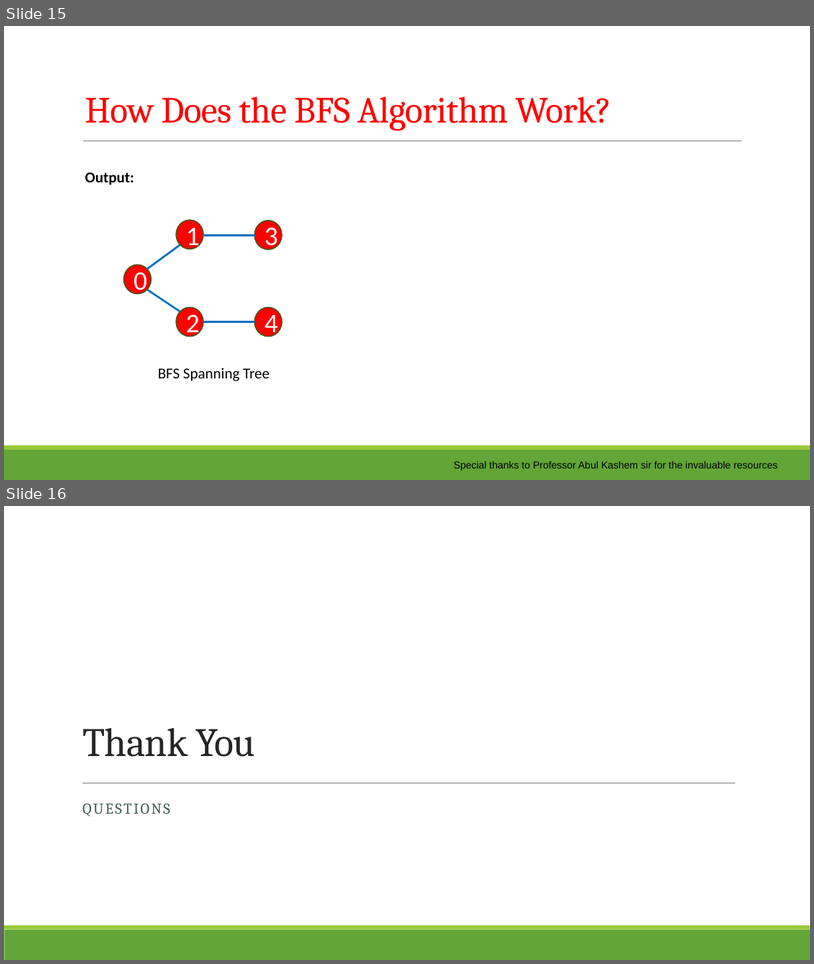
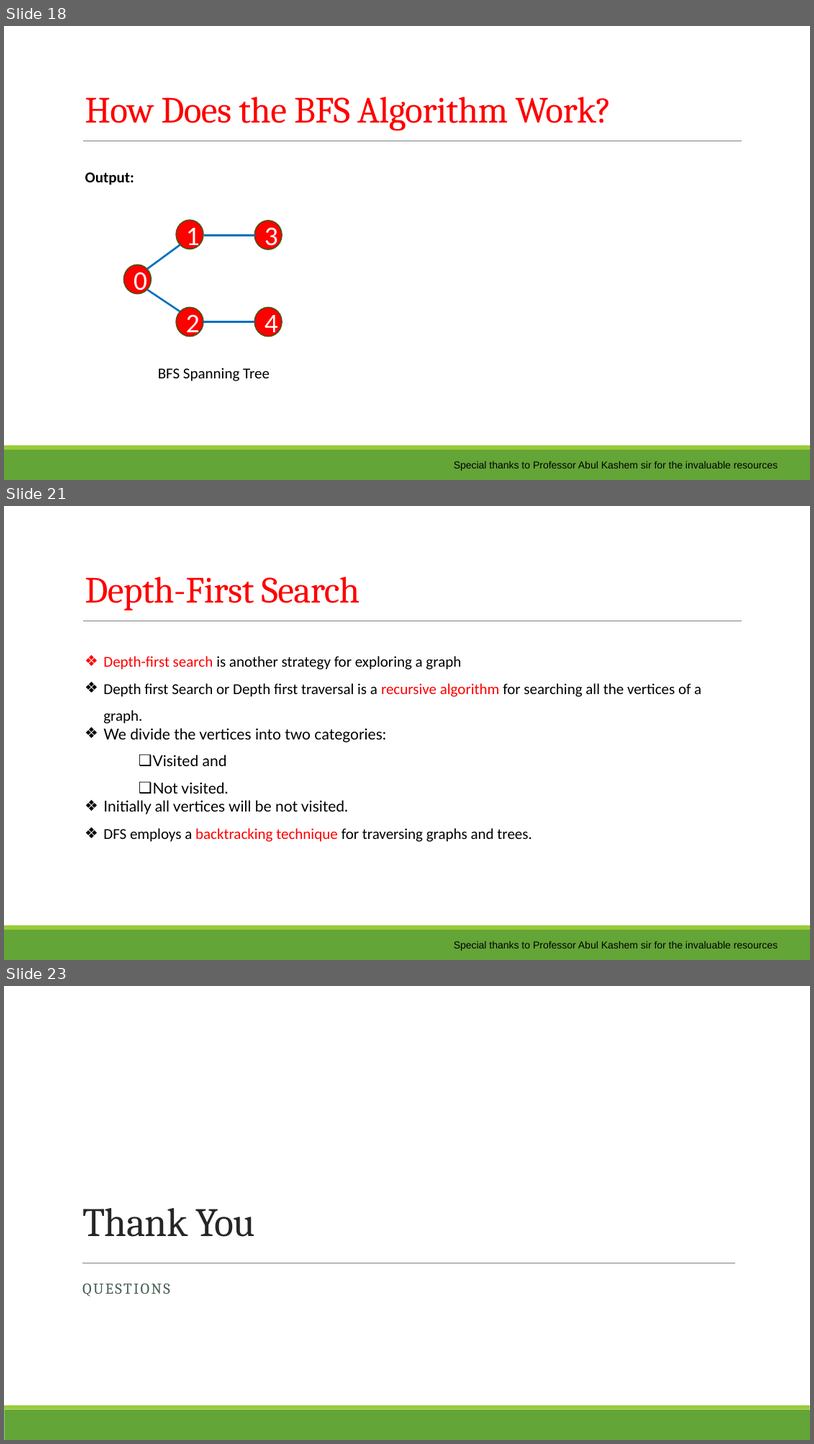
Before and after one commit to saifurrahman1701/Data-Structure-and-Algorithm-Course-Content-Theory-Sessional-, a slide deck: CSE 203/Course Content/02. Graph Searching.pptx. Shown one above the other, each under a label of ours: slides 15 and 16 before the commit, slides 18, 21 and 23 after it; the slides between them are not shown. The pictures are 814x964 and 814x1444 pixels, drawn with LibreOffice and Linux fonts; fonts in the diff are those of the drawing; background and template pictures are left out. Boxes give left, top, right and bottom in pixels: in the first picture for what was removed or moved away, otherwise in the second. Text is boxed around its words. In the diff, an @@ line names an element or a change of style, - is before the commit and + after.

Commit message:
update

```diff
--- a/CSE 203/Course Content/02. Graph Searching.pptx
+++ b/CSE 203/Course Content/02. Graph Searching.pptx
@@ slide 21 added at bbox=[4, 506, 810, 960], background #FFFFFF; not listed: 3 template elements that a slide beside it also shows @@
@@ title added at bbox=[85, 577, 360, 610], 44 pt, text #FF0000 @@
+Depth-First Search
@@ text added at bbox=[103, 656, 702, 842], 18 pt, text #000000 @@
+❖ Depth-first search is another strategy for exploring a graph
+❖ Depth first Search or Depth first traversal is a recursive algorithm for searching all the vertices of a graph.
+❖ We divide the vertices into two categories:
+  ❑ Visited and
+  ❑ Not visited.
+❖ Initially all vertices will be not visited.
+❖ DFS employs a backtracking technique for traversing graphs and trees.
@@ text added at bbox=[454, 941, 778, 950], 12 pt, text #000000 @@
+Special thanks to Professor Abul Kashem sir for the invaluable resources
@@ what was slide 15 is now slide 18 @@
@@ what was slide 16 is now slide 23 @@
```
Also in this commit, not shown: 6 other slides added.
